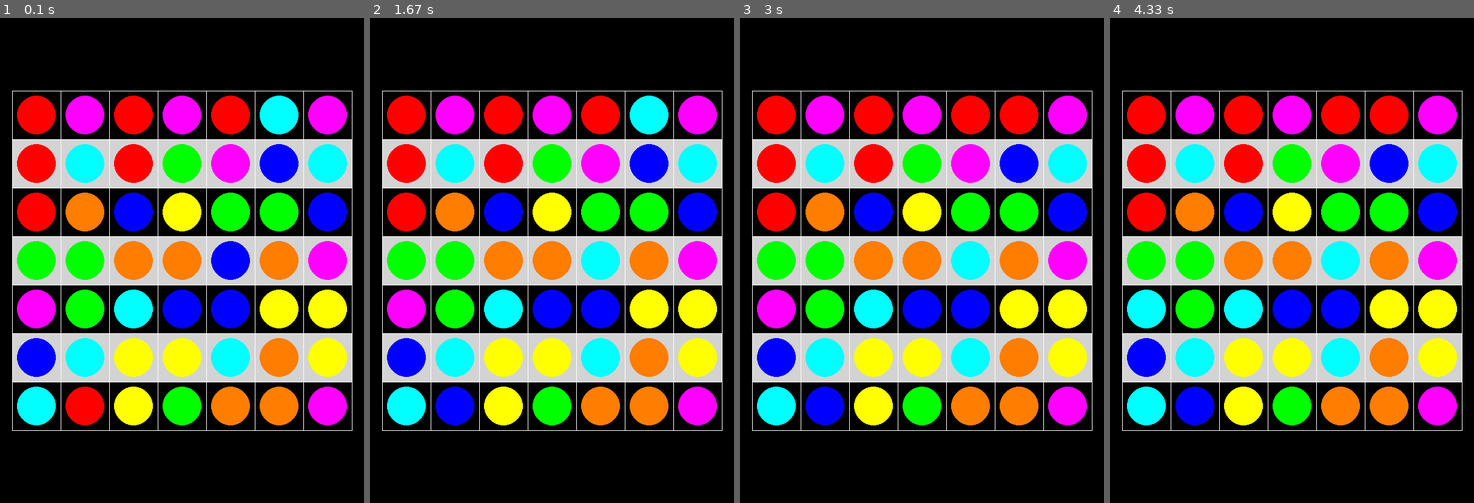
Above: before the commit, frames 1-4 (left to right).
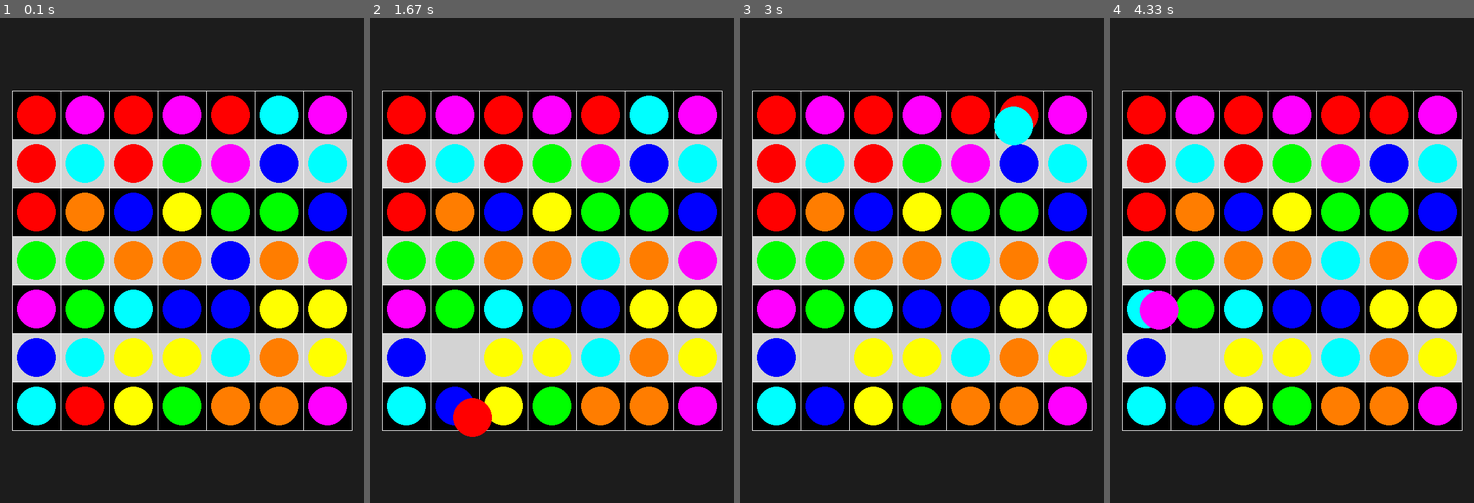
Above: after the commit, the same moments.

Repository: ytqlq/study_pygame
Game: pygame game, started from movesticks.py
Two runs of this game, one before a commit and one after it. Both use one fixed random seed, a clock stepped at 60 frames per second and the inputs below.
Inputs (mouse positions are in pixels of both pictures, inside the frame that each line leads up to):
- Up to frame 1 (0.1 s): no input
- Up to frame 2 (1.67 s): press the mouse at (453, 309) at 0.37 s; move the mouse to (446, 342) at 0.47 s; release the mouse at (439, 376) at 0.6 s; press the mouse at (599, 357) at 0.7 s; move the mouse to (515, 250) at 0.8 s; release the mouse at (428, 144) at 0.93 s; press the mouse at (599, 357) at 1.03 s; move the mouse to (599, 299) at 1.13 s; release the mouse at (595, 245) at 1.27 s; press the mouse at (406, 163) at 1.37 s; move the mouse to (439, 289) at 1.47 s; release the mouse at (471, 415) at 1.6 s
- Up to frame 3 (3 s): press the mouse at (922, 357) at 1.7 s; move the mouse to (871, 347) at 1.8 s; release the mouse at (820, 338) at 1.93 s; press the mouse at (922, 309) at 2.03 s; move the mouse to (987, 192) at 2.13 s; release the mouse at (1056, 76) at 2.27 s; press the mouse at (823, 212) at 2.37 s; move the mouse to (863, 144) at 2.47 s; release the mouse at (907, 81) at 2.6 s; press the mouse at (1020, 212) at 2.7 s; move the mouse to (1016, 168) at 2.8 s; release the mouse at (1013, 124) at 2.93 s
- Up to frame 4 (4.33 s): press the mouse at (1292, 260) at 3.03 s; move the mouse to (1306, 245) at 3.13 s; release the mouse at (1321, 231) at 3.27 s; press the mouse at (1146, 309) at 3.37 s; move the mouse to (1182, 294) at 3.47 s; release the mouse at (1215, 279) at 3.6 s; press the mouse at (1292, 212) at 3.7 s; move the mouse to (1302, 168) at 3.8 s; release the mouse at (1310, 124) at 3.93 s; press the mouse at (1244, 357) at 4.03 s; move the mouse to (1201, 333) at 4.13 s; release the mouse at (1160, 309) at 4.27 s

The runs differ from the first frame. In frame 1, 34% of the frame differs, in the area x 0-100%, y 0-100%; in frame 2, 36%; in frame 3, 36%; in frame 4, 36%.

Commit message:
完成移动木棍功能

Diff:
--- a/movesticks.py
+++ b/movesticks.py
@@ -13,7 +13,8 @@
 import random
 
 sc_size = (600, 800)
-# bg_color = (255,235, 205)
+
+bg_color = (28, 28, 28)
 block_w = 80
 colornum = 7
 color_line = "white"
@@ -31,18 +32,16 @@
 circlescale = 0.8
 
 
-
-def drawtable(dessurface:pygame.Surface,
+def get_table_surf(
     block_w=block_w,
     rowcol=colornum,
     color=color_line,
     line_width=line_width,
     color_row_block=color_row_block,
 ):
-
     sf_size = (sf_w := block_w * rowcol + line_width, sf_w)
     sf = pygame.Surface(sf_size)
-    # sf.fill(bg_color)
+
     for i in range(rowcol):
         if i % 2 != 0:
             rect_grey = pygame.Rect((0, i * block_w), (sf_w, block_w))
@@ -50,8 +49,12 @@
     for i in range(rowcol + 1):
         pygame.draw.line(sf, color, (0, i * block_w), (rowcol * block_w, i * block_w))
         pygame.draw.line(sf, color, (i * block_w, 0), (i * block_w, rowcol * block_w))
-    sf_rect = sf.get_rect(center = dessurface.get_rect().center)
-    dessurface.blit(sf,sf_rect)
+    return sf
+
+
+def drawtable(sf: pygame.Surface, dessurface: pygame.Surface):
+    sf_rect = sf.get_rect(center=dessurface.get_rect().center)
+    dessurface.blit(sf, sf_rect)
     return sf_rect
 
 
@@ -60,63 +63,57 @@
         self.color = color
         self.des_rect = des_rect
         self.radius = self.des_rect.w / 2 * scale
-        self.circle_rect = pygame.Rect((0,0),(w := self.radius*2,w))
+        self.circle_rect = pygame.Rect((0, 0), (w := self.radius * 2, w))
         self.circle_rect.center = self.des_rect.center
 
     def drawcircle(self, dessurface: pygame.Surface):
-        return pygame.draw.circle(
-            dessurface, self.color, self.circle_rect.center, self.radius
-        )
+        if self.color:
+            return pygame.draw.circle(
+                dessurface, self.color, self.circle_rect.center, self.radius
+            )
 
-        # pygame.draw.circle()
-    def delete(self,dessurface: pygame.Surface,dessfcp:pygame.Surface):
+    def delete(self, dessurface: pygame.Surface, dessfcp: pygame.Surface):
+        dessurface.blit(dessfcp, self.circle_rect, self.circle_rect)
+        self.color = None
 
-        dessurface.blit(dessfcp,self.circle_rect,self.circle_rect)
-        self.color = None
-    def upate(self,mousecolor,dessurface:pygame.Surface, dessfccp:pygame.Surface):
-        # color = dessuface.get_at(self.circle_rect.centerx)
-        # precolor = dessfccp.get_at(self.circle_rect.center)
+    def upate(self, mousecolor, dessurface: pygame.Surface, dessfccp: pygame.Surface):
         tmpcolor = mousecolor
         mousecolor = self.color
         self.color = tmpcolor
         if self.color:
             self.drawcircle(dessurface)
         else:
-            dessurface.blit(dessfccp,self.circle_rect,self.circle_rect)
+            dessurface.blit(dessfccp, self.circle_rect, self.circle_rect)
         return mousecolor
 
 
-
-
-
-
-
-def draw_all_sticks(
-    sf_rect:pygame.Rect, dessurface: pygame.Surface, total=colornum, line_width=line_width, block_w=block_w
+def get_sticks(
+    sf_rect: pygame.Rect,
+    dessurface: pygame.Surface,
+    total=colornum,
+    line_width=line_width,
+    block_w=block_w,
 ):
+    sticks = []
     d_color = dict.fromkeys(color_circle, 0)
-    # l_stick_rects = []
     offset = (sf_rect.x - dessurface.get_rect().x, sf_rect.y - dessurface.get_rect().y)
-    sticks = []
     for i in range(total):
         for j in range(total):
-            pos = (i * block_w+ offset[0], j * block_w+offset[1])
-
+            pos = (i * block_w + offset[0], j * block_w + offset[1])
             circle_color = random.choice(color_circle)
             while d_color[circle_color] >= 7:
                 circle_color = random.choice(color_circle)
             d_color[circle_color] += 1
-
-            size = (block_w +line_width, block_w +line_width)
+            size = (block_w + line_width, block_w + line_width)
             r = pygame.Rect(pos, size)
-            # r.moveip(line_width,line_width)
-
             s = Stick(circle_color, r)
             sticks.append(s)
-            s.drawcircle(dessurface)
     return sticks
 
 
+def draw_all_sticks(sticks: list, dessurface: pygame.Surface):
+    for item in sticks:
+        item.drawcircle(dessurface)
 
 
 def main():
@@ -124,55 +121,32 @@
     fps = 60
     c = pygame.time.Clock()
     screen = pygame.display.set_mode(sc_size, pygame.SCALED)
-    # 画表格
-    # screen.fill(bg_color)
-
-
-    sf_rect = drawtable(screen)
+    screen.fill(bg_color)
+    sf = get_table_surf()
+    sf_rect = drawtable(sf, screen)
     screencp = screen.copy()
-    sticks = draw_all_sticks(sf_rect,screen)
-    # print(sticks)
-
-
+    sticks = get_sticks(sf_rect, screen)
     running = True
-
-    tag = True
     mouse_color = None
-    i = 0
-    leftpressed = False
     while running:
-        # print(i)
-
         for e in pygame.event.get():
-            # print(e.__doc__)
             if e.type == pygame.QUIT:
                 running = False
             if e.type == pygame.MOUSEBUTTONUP:
-
                 pos = pygame.mouse.get_pos()
                 for s in sticks:
                     if s.circle_rect.collidepoint(pos):
-
-                        if not leftpressed:
-                            mouse_color = s.upate(mouse_color,screen,screencp)
+                        mouse_color = s.upate(mouse_color, screen, screencp)
                         break
+        screen.fill(bg_color)
+        drawtable(sf, screen)
+        draw_all_sticks(sticks, screen)
+        mouse_pos = pygame.mouse.get_pos()
+        if mouse_color is not None:
+            pygame.draw.circle(screen, mouse_color, mouse_pos, sticks[0].radius)
+        pygame.display.update()
+        c.tick(fps)
 
 
-        # if leftpressed:
-        #     # pygame.mouse.set_visible(0)
-        #     screencp = screen.copy()
-        mouse_pos = pygame.mouse.get_pos()
-        #     screen.blit(screencp,(0,0))
-        screencp = screen.copy()
-        # if mouse_color is not None:
-        #     pygame.draw.circle(screen,mouse_color,mouse_pos,sticks[0].radius)
-
-        # if not leftpressed:
-        #     pygame.mouse.set_visible(1)
-
-
-        pygame.display.update()
-        c.tick(fps)
-        # i += 1
 if __name__ == "__main__":
     main()
